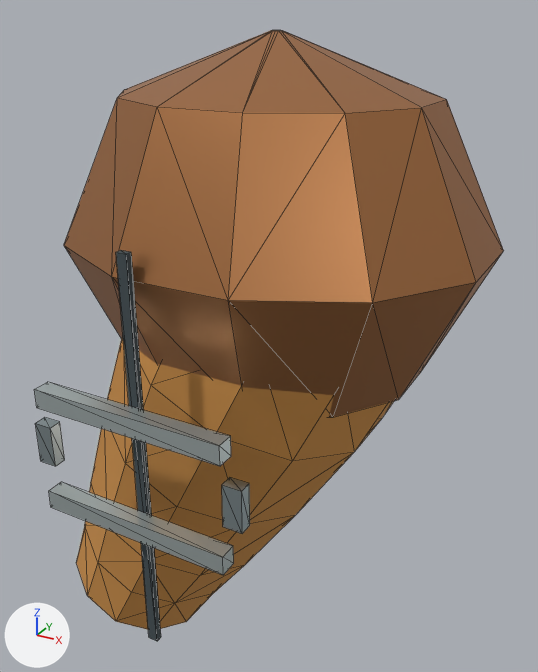
An edit to the glTF model Resource/Export/Modules/Outfit_Miner_Female_Lean_Sleeve_R.glb, drawn before and after from the same camera.
Before and after are seen from a 50 mm camera at (-0.085, -0.298, 1.501) aimed at (-0.254, 0.01, 1.347). Every picture has the same lights, and +X, +Y and +Z are marked at lower left. The picture after the commit comes second. Mesh edges are drawn as thin lines. Vertices at exactly the same position are counted once.

The first picture shows 'Outfit_Miner_Female_Lean_Sleeve_R'.
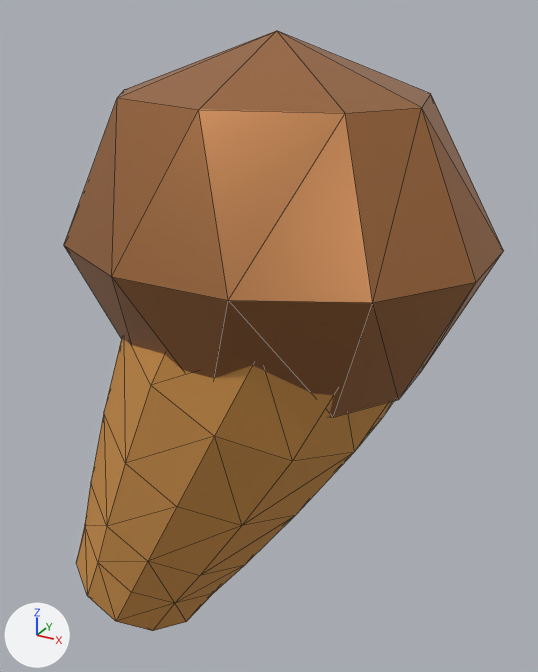
Location of each change, [x1, y1, x2, y2] in pixels of the pictures (538 x 672 px):
```json
{"object": "Outfit_Miner_Female_Lean_Sleeve_R", "change": "reshaped", "before": [34, 30, 504, 641], "after": [64, 30, 504, 631], "on screen": "6% narrower"}
{"part": 1, "of": "me_outfit_miner_female_lean_sleeve_r_mesh_001", "change": "deleted", "before": [116, 250, 161, 641]}
{"part": 2, "of": "me_outfit_miner_female_lean_sleeve_r_mesh_001", "change": "deleted", "before": [34, 382, 231, 466]}
{"part": 3, "of": "me_outfit_miner_female_lean_sleeve_r_mesh_001", "change": "deleted", "before": [35, 417, 65, 466]}
{"part": 4, "of": "me_outfit_miner_female_lean_sleeve_r_mesh_001", "change": "deleted", "before": [222, 477, 250, 534]}
{"part": 5, "of": "me_outfit_miner_female_lean_sleeve_r_mesh_001", "change": "deleted", "before": [49, 482, 234, 575]}
{"part": 6, "of": "me_outfit_miner_female_lean_sleeve_r_mesh_001", "change": "cut back", "before": [112, 30, 503, 417], "after": [112, 30, 503, 417]}
```

Scene script edits in JSON lines:
```json
{"block": "me_outfit_miner_female_lean_sleeve_r_mesh_001", "where": "# used by ob_outfit_miner_female_lean_sleeve_r; location = (0.0, 0.0, 0.0)"}
{"op": "remove", "block": "me_outfit_miner_female_lean_sleeve_r_mesh_001", "code": "me_outfit_miner_female_lean_sleeve_r_mesh_001.from_pydata(...)  # 168 vertices, 298 faces; spans x -0.379..-0.146, y -0.099..0.086, z 1.151..1.493"}
{"op": "add", "block": "me_outfit_miner_female_lean_sleeve_r_mesh_001", "code": "me_outfit_miner_female_lean_sleeve_r_mesh_001.from_pydata(...)  # 101 vertices, 184 faces; spans x -0.379..-0.146, y -0.086..0.086, z 1.151..1.493"}
{"block": "me_outfit_miner_female_lean_sleeve_r_mesh_001", "change": "me_outfit_miner_female_lean_sleeve_r_mesh_001 part 1: the loose piece of 8 vertices spanning x -0.265..-0.26, y -0.09..-0.087, z 1.226..1.417 is deleted"}
{"block": "me_outfit_miner_female_lean_sleeve_r_mesh_001", "change": "me_outfit_miner_female_lean_sleeve_r_mesh_001 part 2: the loose piece of 8 vertices spanning x -0.309..-0.216, y -0.099..-0.091, z 1.343..1.352 is deleted"}
{"block": "me_outfit_miner_female_lean_sleeve_r_mesh_001", "change": "me_outfit_miner_female_lean_sleeve_r_mesh_001 part 3: the loose piece of 8 vertices spanning x -0.316..-0.307, y -0.095..-0.089, z 1.312..1.332 is deleted"}
{"block": "me_outfit_miner_female_lean_sleeve_r_mesh_001", "change": "me_outfit_miner_female_lean_sleeve_r_mesh_001 part 4: the loose piece of 8 vertices spanning x -0.218..-0.209, y -0.095..-0.089, z 1.312..1.332 is deleted"}
{"block": "me_outfit_miner_female_lean_sleeve_r_mesh_001", "change": "me_outfit_miner_female_lean_sleeve_r_mesh_001 part 5: the loose piece of 8 vertices spanning x -0.309..-0.216, y -0.099..-0.091, z 1.291..1.3 is deleted"}
{"block": "me_outfit_miner_female_lean_sleeve_r_mesh_001", "change": "me_outfit_miner_female_lean_sleeve_r_mesh_001 part 6"}
{"block": "me_outfit_miner_female_lean_sleeve_r_mesh_001", "change": "34 vertices are removed from x -0.264..-0.175, y -0.061..0.061, z 1.317..1.493"}
{"block": "me_outfit_miner_female_lean_sleeve_r_mesh_001", "change": "88 faces are deleted"}
{"block": "me_outfit_miner_female_lean_sleeve_r_mesh_001", "change": "7 vertices are added at x -0.245..-0.187, y -0.061..0.061, z 1.317..1.493"}
{"block": "me_outfit_miner_female_lean_sleeve_r_mesh_001", "change": "34 new faces join them, mat_copper (orange #b87e50)"}
{"op": "remove", "block": "me_outfit_miner_female_lean_sleeve_r_mesh_001", "code": "me_outfit_miner_female_lean_sleeve_r_mesh_001.materials.append(mat_fabric_seam)  # greyish blue #424d52"}
{"op": "remove", "block": "me_outfit_miner_female_lean_sleeve_r_mesh_001", "code": "me_outfit_miner_female_lean_sleeve_r_mesh_001.materials.append(mat_fastener_titanium)  # grey #a8b6ba"}
{"op": "remove", "block": "me_outfit_miner_female_lean_sleeve_r_mesh_001", "code": "me_outfit_miner_female_lean_sleeve_r_mesh_001.materials.append(mat_alloy_light)  # light grey #c7d3d3"}
```
